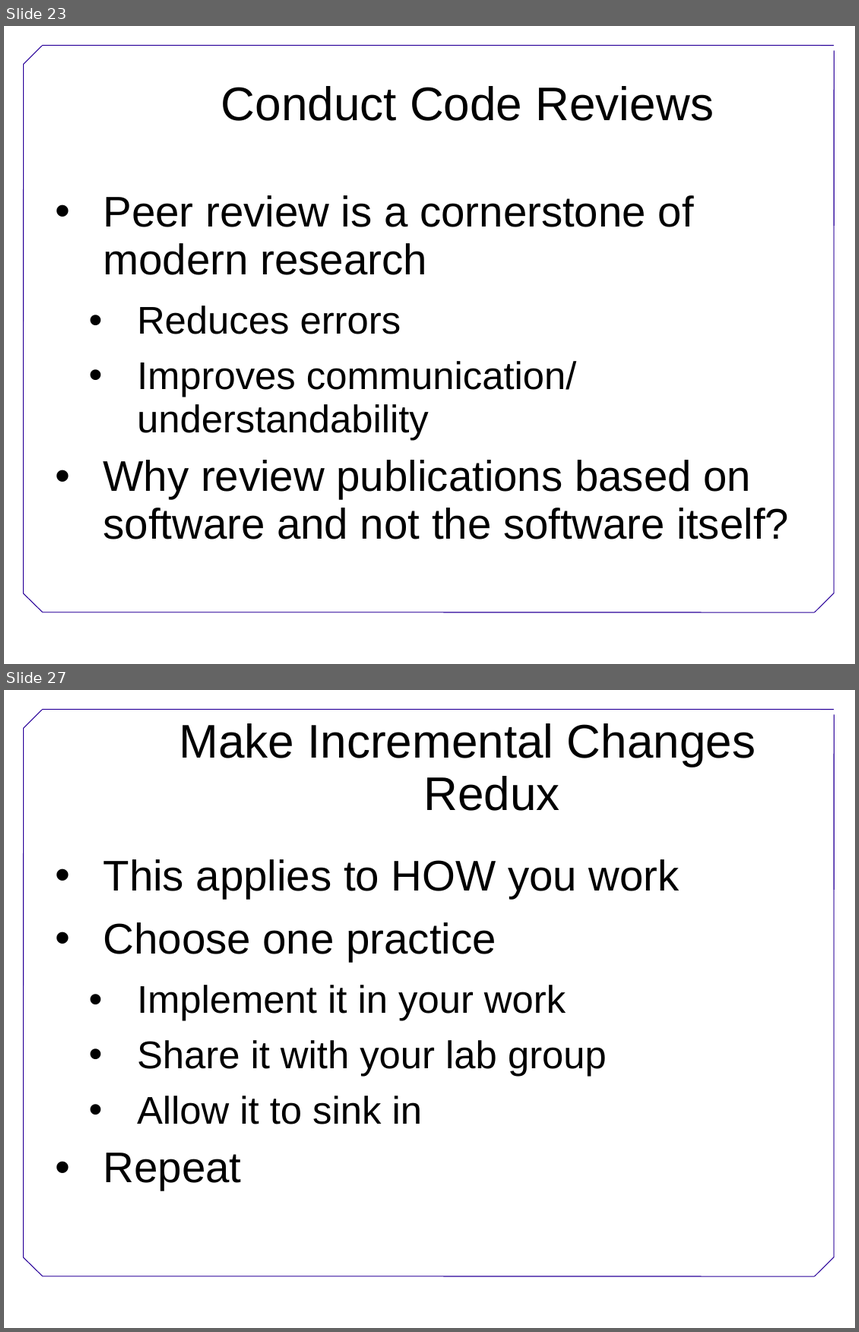
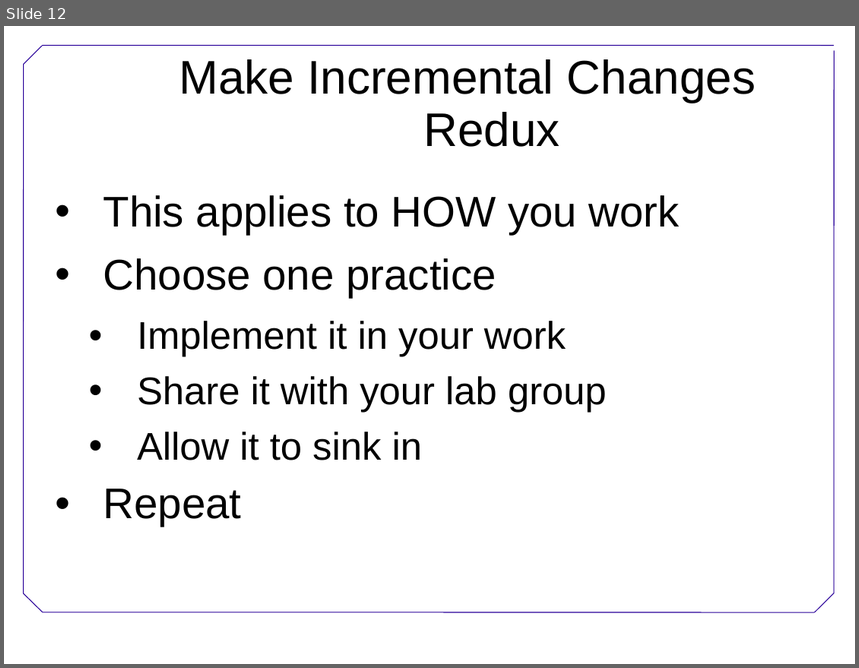
Before and after one commit to swcarpentry/DEPRECATED-boot-camps, a slide deck: BestPractices.ppt. Shown one above the other, each under a label of ours: slides 23 and 27 before the commit, slide 12 after it; the slides between them are not shown. The pictures are 859x1332 and 859x668 pixels, drawn with LibreOffice and Linux fonts; fonts in the diff are those of the drawing; background and template pictures are left out. Boxes give left, top, right and bottom in pixels: in the first picture for what was removed or moved away, otherwise in the second. Text is boxed around its words. In the diff, an @@ line names an element or a change of style, - is before the commit and + after.

Commit message:
Reduce the intro presentation

```diff
--- a/BestPractices.ppt
+++ b/BestPractices.ppt
@@ slide 23 removed at bbox=[4, 26, 855, 664], background #FFFFFF; not listed: 7 template elements that a slide beside it also shows @@
@@ title removed at bbox=[221, 86, 715, 121] @@
-Conduct Code Reviews
@@ text removed at bbox=[104, 195, 789, 540] @@
-• Peer review is a cornerstone of modern research
-  • Reduces errors
-  • Improves communication/
-    understandability
-• Why review publications based on software and not the software itself?
@@ what was slide 27 is now slide 12 @@
```
Also in this commit, not shown: 2 slides changed, 2 slides added, 16 other slides removed, 1 other file.
